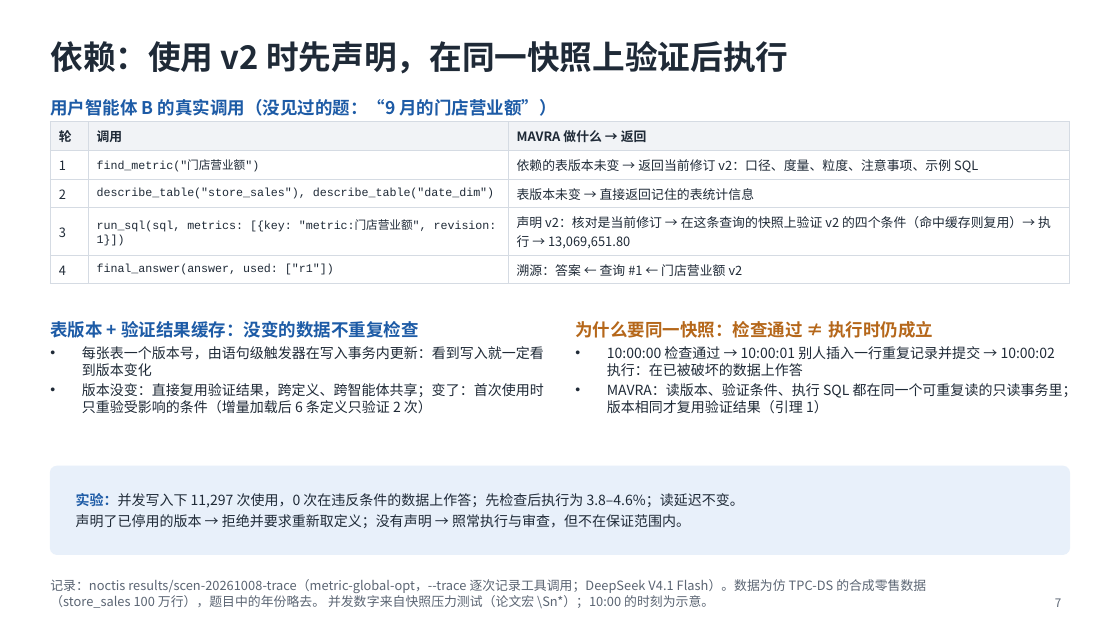
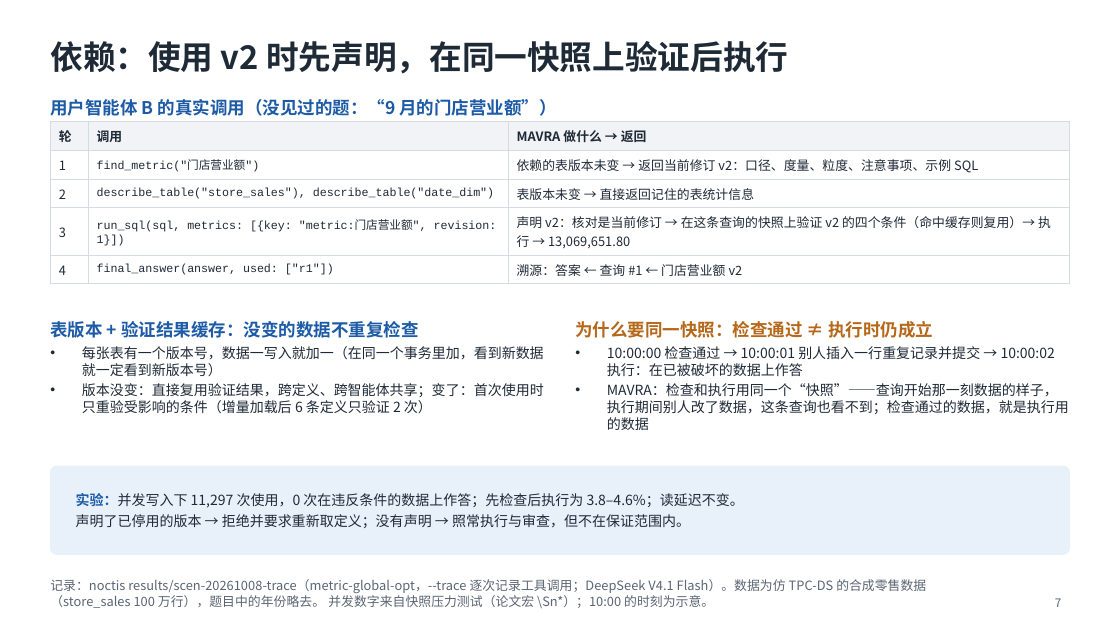
Before and after one commit to mmmttt000045/agent4db-adapter, a slide deck: slide 7 of docs/mavra-system.pptx. Drawn at 1120x630 pixels with LibreOffice and Linux fonts; fonts in the diff are those of the drawing. Boxes give left, top, right and bottom in pixels: in the first picture for what was removed or moved away, otherwise in the second. Text is boxed around its words. In the diff, an @@ line names an element or a change of style, - is before the commit and + after.

```diff
--- a/docs/mavra-system.pptx
+++ b/docs/mavra-system.pptx
@@ text at (82, 346, 544, 376): text changed @@
-• 每张表一个版本号，由语句级触发器在写入事务内更新：看到写入就一定看到版本变化
+• 每张表有一个版本号，数据一写入就加一（在同一个事务里加，看到新数据就一定看到新版本号）
@@ text at (607, 383, 1069, 430): text changed @@
-• MAVRA：读版本、验证条件、执行 SQL 都在同一个可重复读的只读事务里；版本相同才复用验证结果（引理 1）
+• MAVRA：检查和执行用同一个“快照”——查询开始那一刻数据的样子，执行期间别人改了数据，这条查询也看不到；检查通过的数据，就是执行用的数据
```
Also in this commit, not shown: 9 other slides changed, 2 other files.
